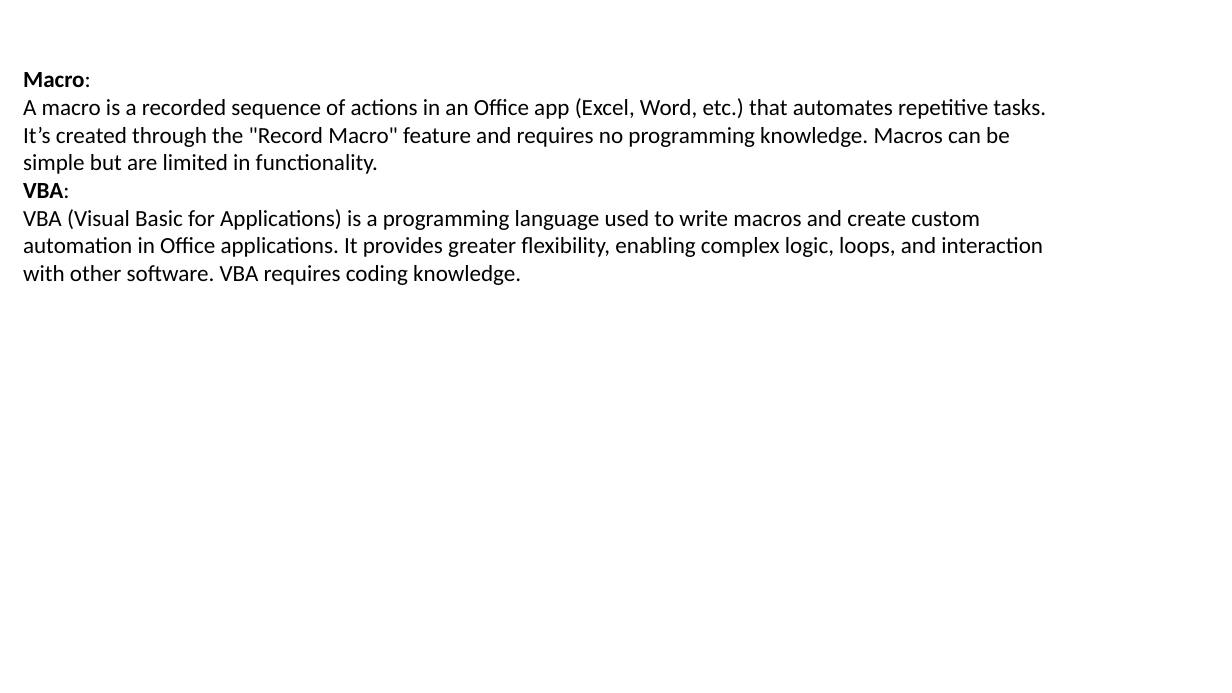
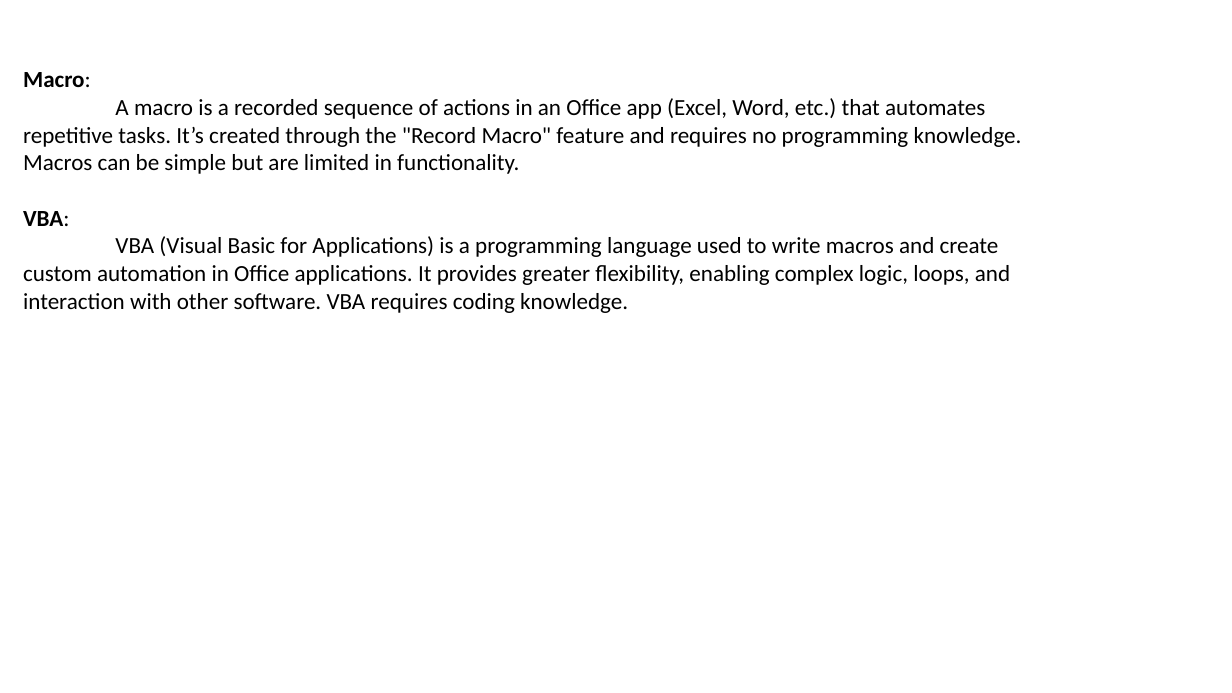
Before and after one commit to SHIVRAJSHINDE/Ethans, a slide deck: slide 2 of 19/1 Excel/VbaMacro/01 Introduction/Introduction to VBA.pptx. Drawn at 1232x693 pixels with LibreOffice and Linux fonts; fonts in the diff are those of the drawing. Boxes give left, top, right and bottom in pixels: in the first picture for what was removed or moved away, otherwise in the second. Text is boxed around its words. In the diff, an @@ line names an element or a change of style, - is before the commit and + after.

```diff
--- a/19/1 Excel/VbaMacro/01 Introduction/Introduction to VBA.pptx
+++ b/19/1 Excel/VbaMacro/01 Introduction/Introduction to VBA.pptx
@@ text "Macro: A macro is a ..." rewrapped from <box>23,72,1046,285</box> to <box>23,72,1022,313</box> @@
```
Also in this commit, not shown: 1 other slide changed, 19 other files.
